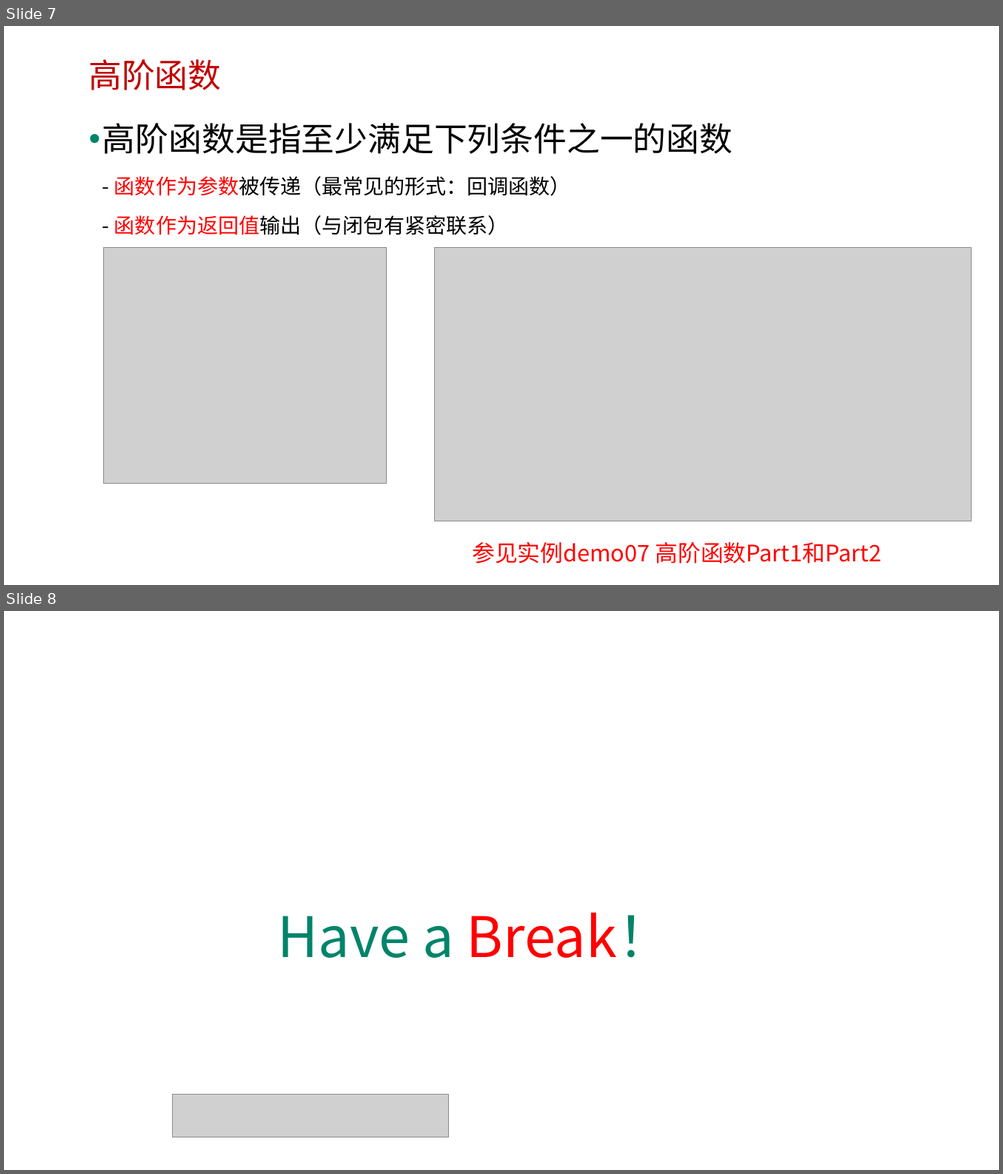
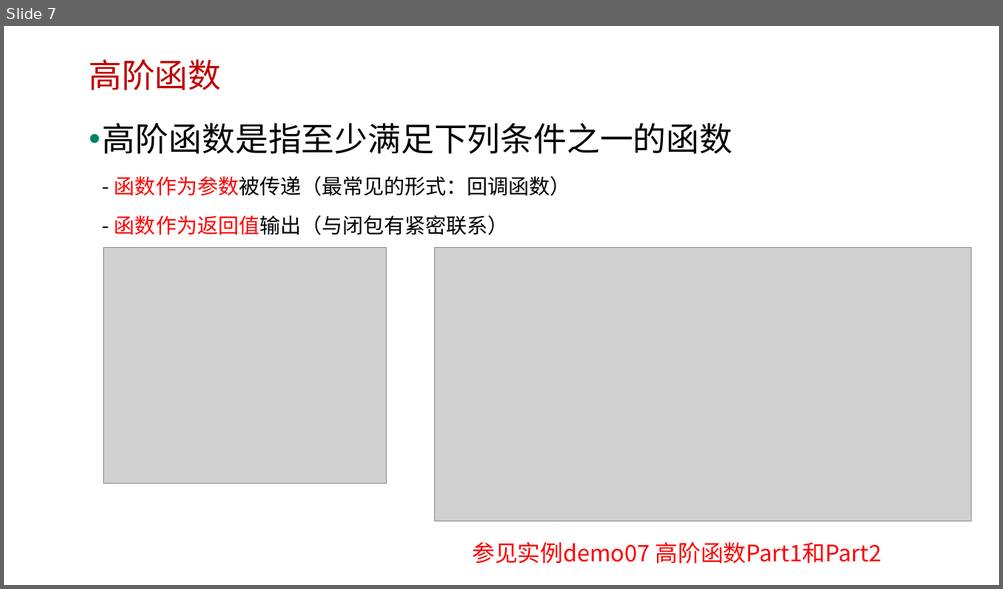
Before and after one commit to edu2act/course-javascript-advanced, a slide deck: 课程PPT/08.JS函数对象.pptx. Shown one above the other, each under a label of ours: slides 7 and 8 before the commit, slide 7 after it. The pictures are 1003x1174 and 1003x589 pixels, drawn with LibreOffice and Linux fonts; fonts in the diff are those of the drawing; grey boxes stand for pictures; background and template pictures are left out. Boxes give left, top, right and bottom in pixels: in the first picture for what was removed or moved away, otherwise in the second. Text is boxed around its words. In the diff, an @@ line names an element or a change of style, - is before the commit and + after.

```diff
--- a/课程PPT/08.JS函数对象.pptx
+++ b/课程PPT/08.JS函数对象.pptx
@@ slide 8 removed at [4, 611, 999, 1170], background picture (left out) @@
@@ title removed at [278, 912, 673, 958] @@
-Have a Break！
@@ picture removed at [173, 1094, 449, 1138] @@
```
Also in this commit, not shown: 1 slide added, 5 other files.
